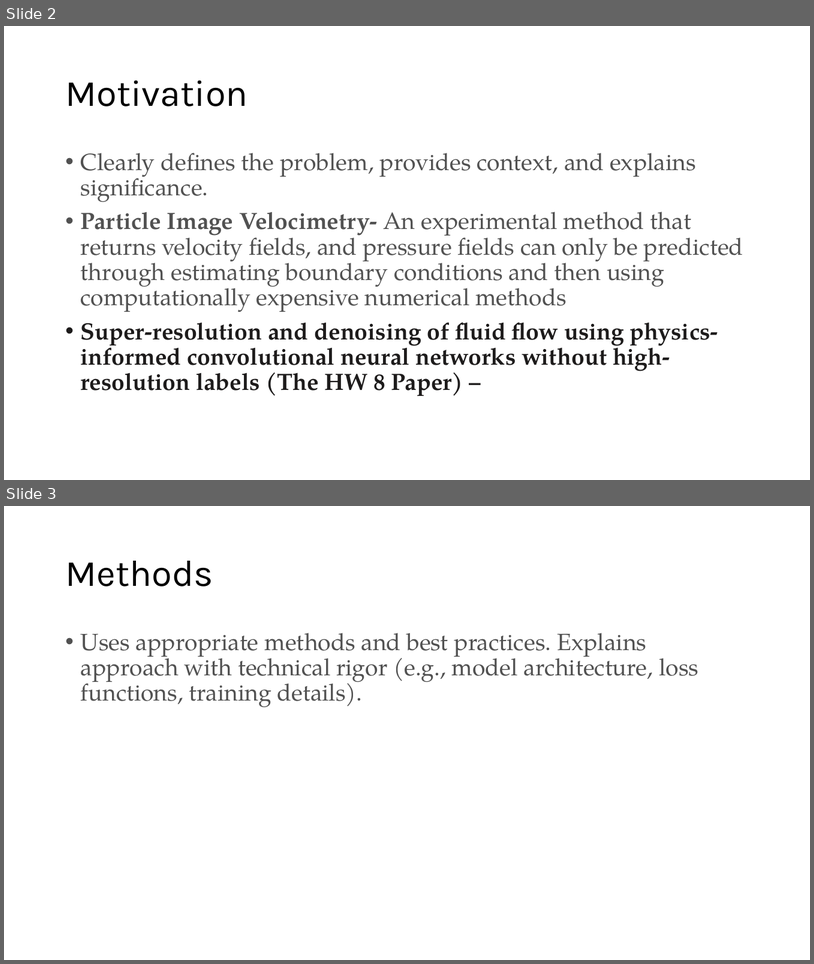
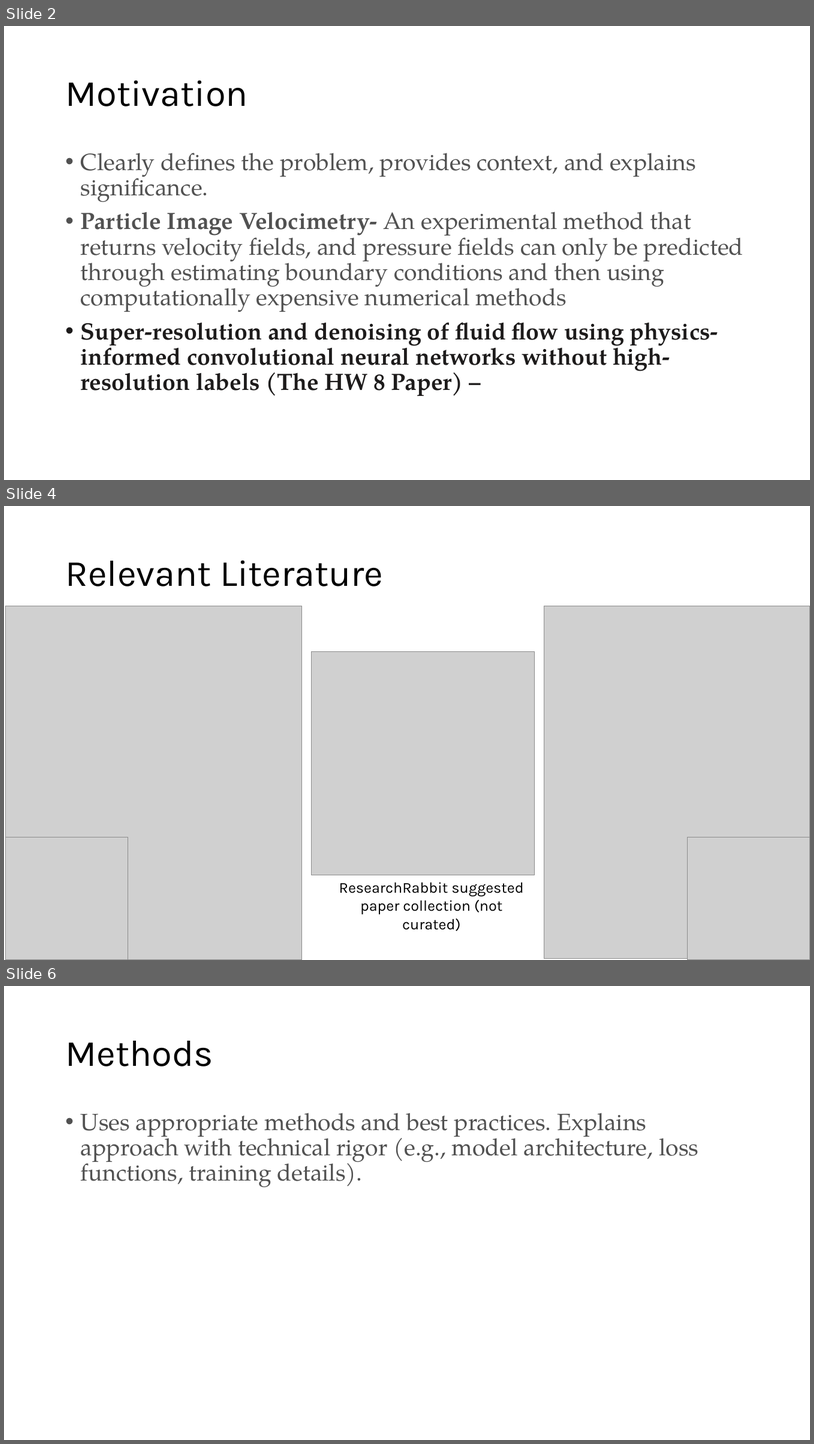
Before and after one commit to JacobChild/DeepLearning, a slide deck: Pressure_Prediction_Project/PressPredProjPres.pptx. Shown one above the other, each under a label of ours: slides 2 and 3 before the commit, slides 2, 4 and 6 after it; the slides between them are not shown. The pictures are 814x964 and 814x1444 pixels, drawn with LibreOffice and Linux fonts; fonts in the diff are those of the drawing; grey boxes stand for pictures. Boxes give left, top, right and bottom in pixels: in the first picture for what was removed or moved away, otherwise in the second. Text is boxed around its words. In the diff, an @@ line names an element or a change of style, - is before the commit and + after.

```diff
--- a/Pressure_Prediction_Project/PressPredProjPres.pptx
+++ b/Pressure_Prediction_Project/PressPredProjPres.pptx
@@ slide 4 added at [4,506,810,960], background #FFFFFF @@
@@ title added at [65,560,383,586], 44 pt, text #000000 @@
+Relevant Literature
@@ picture added at [5,606,302,960] @@
@@ picture added at [544,606,810,958] @@
@@ picture added at [311,652,534,875] @@
@@ picture added at [5,838,128,960] @@
@@ picture added at [688,838,810,960] @@
@@ text added at [339,882,524,931], 18 pt, text #000000 @@
+ResearchRabbit suggested paper collection (not curated)
@@ what was slide 3 is now slide 6 @@
```
Also in this commit, not shown: 1 slide changed, 3 other slides added, 29 other files.
